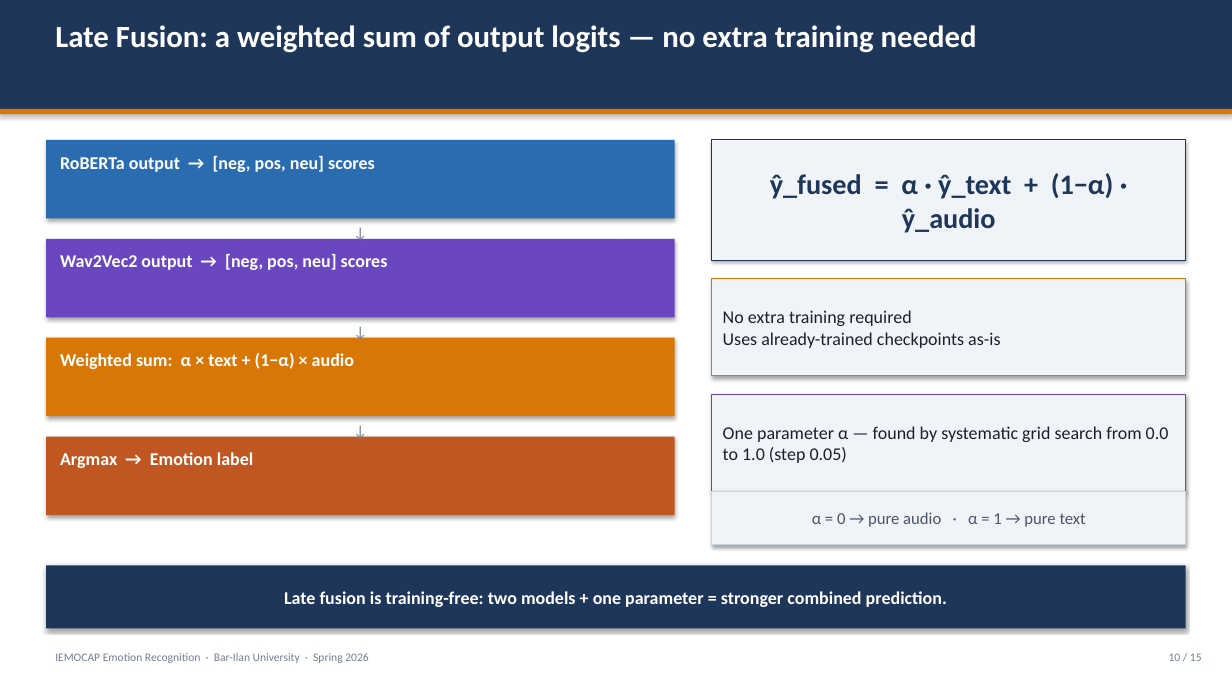
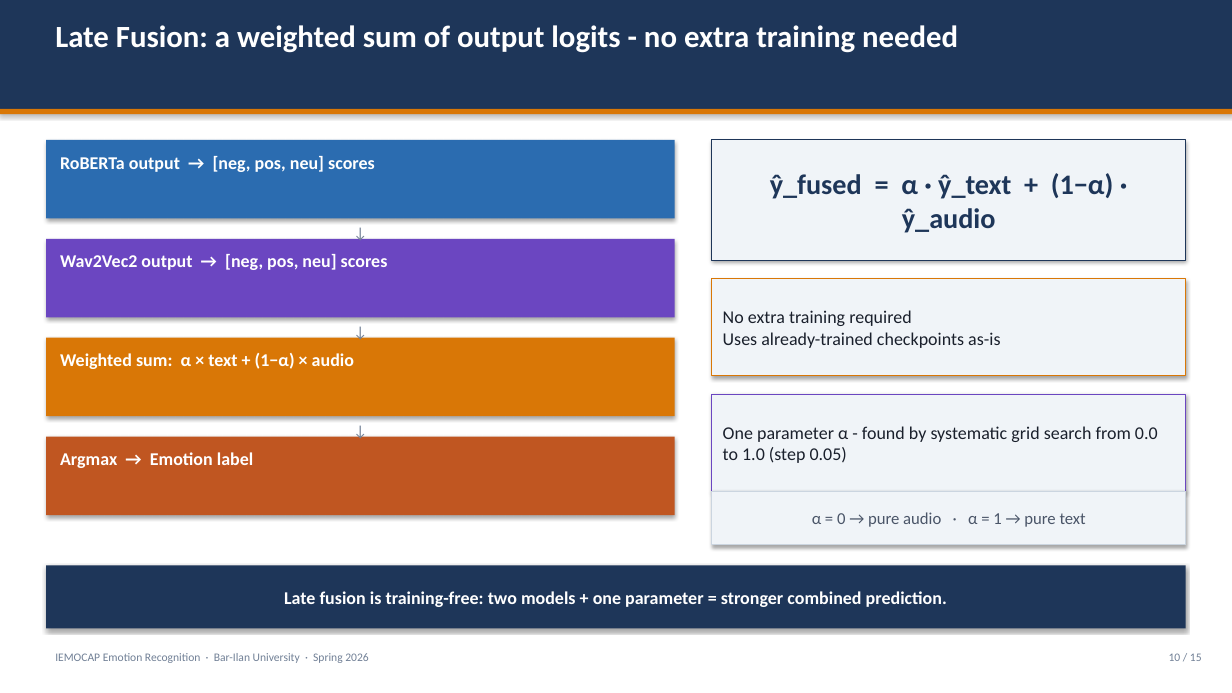
Before and after one commit to almahova/iemocap-proj, a slide deck: slide 10 of docs/Final_Presentation.pptx. Drawn at 1232x693 pixels with LibreOffice and Linux fonts; fonts in the diff are those of the drawing. Boxes give left, top, right and bottom in pixels: in the first picture for what was removed or moved away, otherwise in the second. Text is boxed around its words. In the diff, an @@ line names an element or a change of style, - is before the commit and + after.

```diff
--- a/docs/Final_Presentation.pptx
+++ b/docs/Final_Presentation.pptx
@@ text at [55, 25, 958, 53]: text changed @@
-Late Fusion: a weighted sum of output logits — no extra training needed
+Late Fusion: a weighted sum of output logits - no extra training needed
@@ text in rectangle at [723, 426, 1158, 463]: text changed @@
-One parameter α — found by systematic grid search from 0.0 to 1.0 (step 0.05)
+One parameter α - found by systematic grid search from 0.0 to 1.0 (step 0.05)
```
Also in this commit, not shown: 14 other slides changed, 3 other files.
